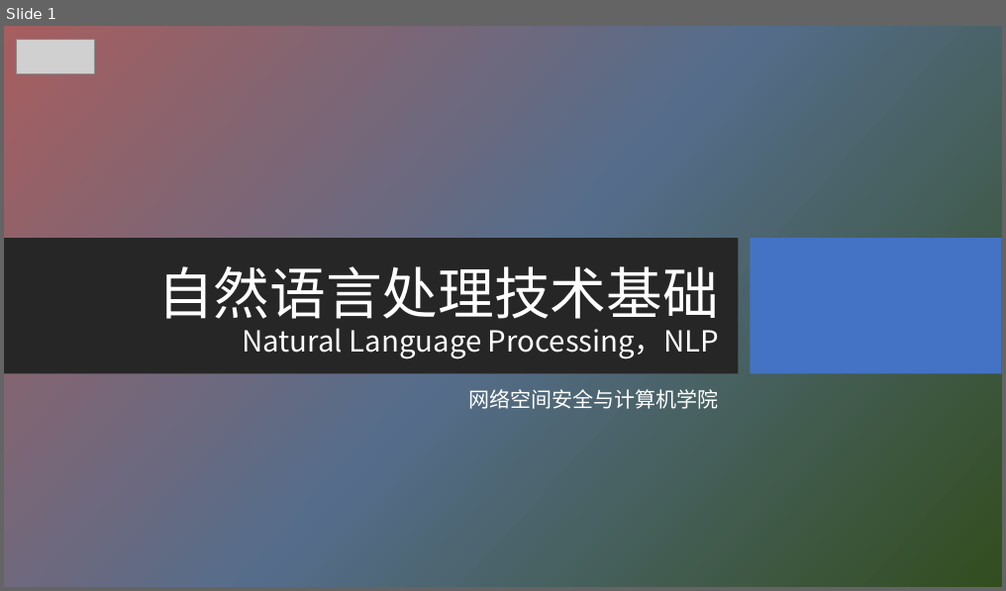
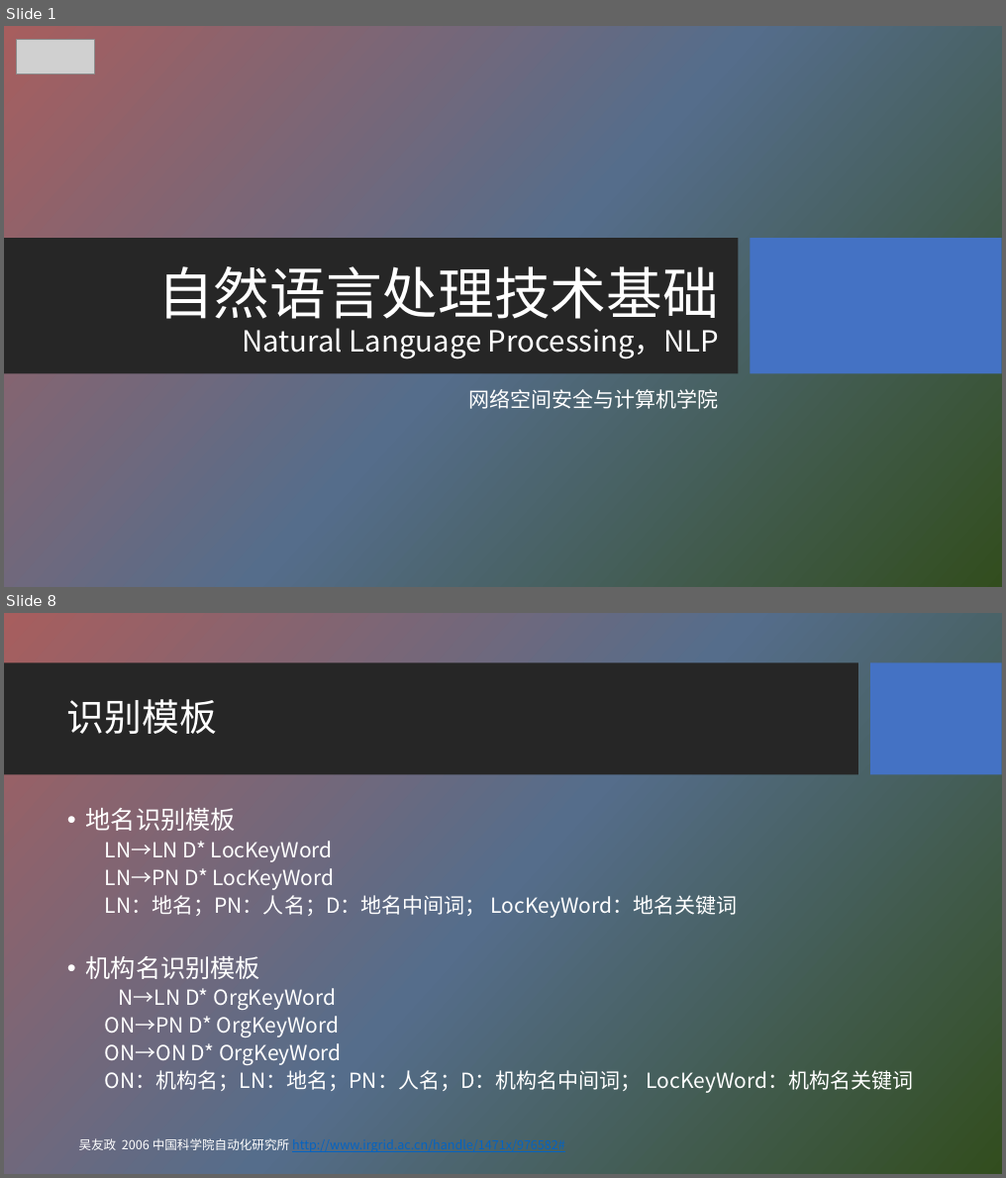
Before and after one commit to HBU/NLP_PPT, a slide deck: PPT-2020/ch07 词法分析.pptx. Shown one above the other, each under a label of ours: slide 1 before the commit, slides 1 and 8 after it; the slides between them are not shown. The pictures are 1006x591 and 1006x1178 pixels, drawn with LibreOffice and Linux fonts; fonts in the diff are those of the drawing; grey boxes stand for pictures; background and template pictures are left out. Boxes give left, top, right and bottom in pixels: in the first picture for what was removed or moved away, otherwise in the second. Text is boxed around its words. In the diff, an @@ line names an element or a change of style, - is before the commit and + after.

```diff
--- a/PPT-2020/ch07 词法分析.pptx
+++ b/PPT-2020/ch07 词法分析.pptx
@@ slide 8 added at (4,613,1002,1174), background picture (left out) @@
@@ rectangle added at (4,663,858,775), fill #262626 @@
@@ rectangle added at (871,663,1002,775), fill #4472C4 @@
@@ title added at (67,699,217,734), 36 pt, text #FFFFFF @@
+识别模板
@@ text added at (86,808,914,1093), 20 pt, text #FFFFFF @@
+• 地名识别模板
+  LN→LN D* LocKeyWord
+  LN→PN D* LocKeyWord
+  LN：地名；PN：人名；D：地名中间词； LocKeyWord：地名关键词
+• 机构名识别模板
+  N→LN D* OrgKeyWord
+  ON→PN D* OrgKeyWord
+  ON→ON D* OrgKeyWord
+  ON：机构名；LN：地名；PN：人名；D：机构名中间词； LocKeyWord：机构名关键词
@@ text added at (79,1139,289,1151), 12 pt, text #0563C1, underline @@
+吴友政 2006 中国科学院自动化研究所 http://www.irgrid.ac.cn/handle/1471x/976582#
```
Also in this commit, not shown: 7 slides changed, 28 other slides added, 2 other files.
